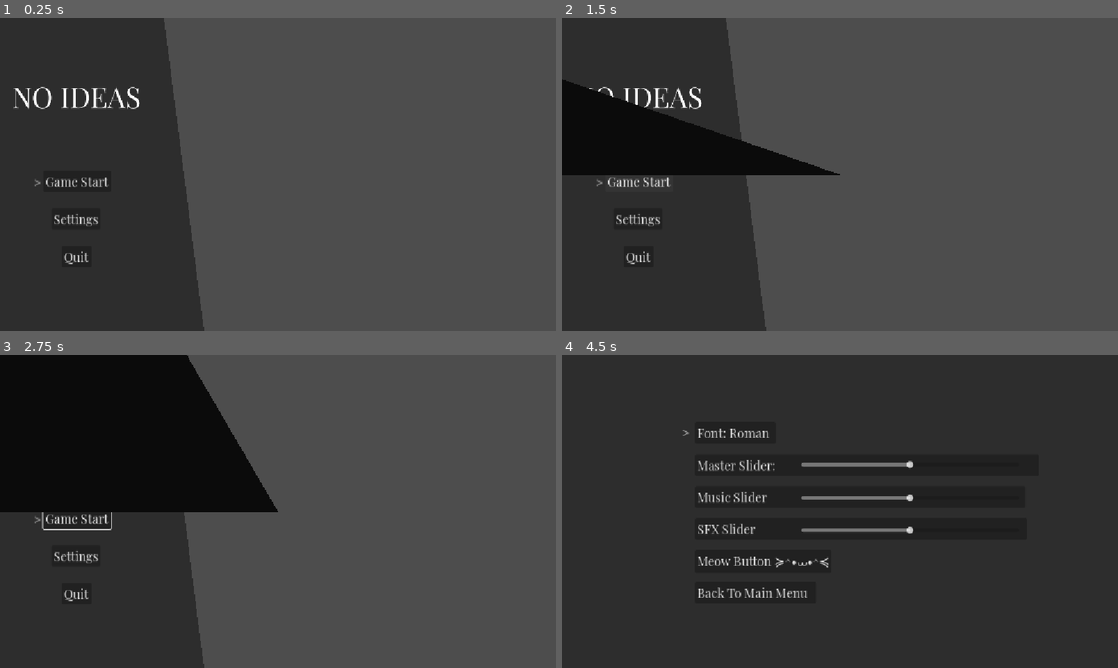
Above: before the commit, frames 1-4 (two rows, left to right).
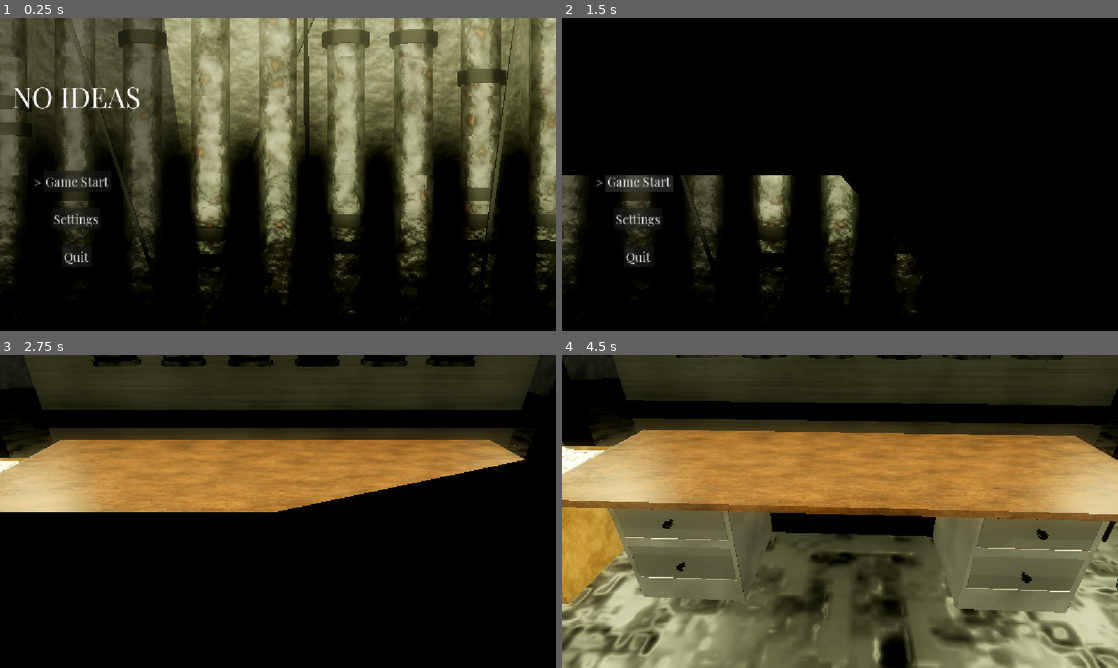
Above: after the commit, the same moments.

Repository: PortalGolem/BrackeysGameJam20262
Game: Godot game, scene res://Scenes/Menus/MainMenuREAL.tscn
Same seed, same stepped clock (60 frames per second), same inputs: the game is played once before the commit and once after it. Before the commit the project starts from res://Scenes/Menus/MainMenu.tscn.
Inputs (mouse positions are in pixels of both pictures, inside the frame that each line leads up to):
- Up to frame 1 (0.25 s): no input
- Up to frame 2 (1.5 s): click "Game Start" at 0.5 s; click "Game Start" at 1.25 s
- Up to frame 3 (2.75 s): move the mouse to (400, 495) at 2.02 s; hold Right (ui_right) from 2.03 s (still down); click (400, 495) at 2.1 s
- Up to frame 4 (4.5 s): move the mouse to (728, 527) at 2.77 s; release Right (ui_right) at 2.78 s; hold Down (ui_down) 2.78-3.53 s; right-click (728, 527) at 2.85 s; move the mouse to (895, 442) at 3.52 s; hold Right (ui_right) 3.53-4.28 s; click (895, 442) at 3.6 s; move the mouse to (812, 574) at 4.27 s; hold Up (ui_up) from 4.28 s (still down); right-click (812, 574) at 4.35 s

The runs differ from the first frame. In frame 1, 90% of the frame differs, in the area x 0-100%, y 0-100%; in frame 2, 89%; in frame 3, 95%; in frame 4, 84%.

Commit message:
mainmenscene

Diff:
--- a/Scenes/Menus/MainMenu.tscn
+++ b/Scenes/Menus/MainMenu.tscn
@@ -56,7 +56,7 @@
 offset_right = 135.15799
 offset_bottom = 3.0429077
 offset_transform_enabled = true
-color = Color(0.1764706, 0.1764706, 0.1764706, 1)
+color = Color(0, 0, 0, 0.43137255)
 metadata/_edit_group_ = true
 
 [node name="TITLE" type="CenterContainer" parent="MainMenu" unique_id=336479199]
@@ -146,9 +146,10 @@
 offset_bottom = 324.0
 grow_horizontal = 2
 grow_vertical = 2
+scale = Vector2(10, 10)
 pivot_offset_ratio = Vector2(0.5, 0.5)
 mouse_filter = 2
-color = Color(0.043039158, 0.04303915, 0.04303915, 1)
+color = Color(0, 0, 0, 1)
 script = ExtResource("4_uv623")
 
 [node name="AudioStreamPlayer" type="AudioStreamPlayer" parent="." unique_id=1452066851]
--- /dev/null
+++ b/Scenes/Menus/MainMenuREAL.tscn
@@ -0,0 +1,10 @@
+[gd_scene format=3 uid="uid://csh1t5ruu04l0"]
+
+[ext_resource type="PackedScene" uid="uid://cjibfdkbe6qe5" path="res://Assets/Scenes/Main_Menu_Background.tscn" id="1_hqoxd"]
+[ext_resource type="PackedScene" uid="uid://db3f64haped0m" path="res://Scenes/Menus/MainMenu.tscn" id="2_p78gn"]
+
+[node name="MainMenuReal" type="Node3D" unique_id=1390893328]
+
+[node name="Main_Menu" parent="." unique_id=1287745718 instance=ExtResource("1_hqoxd")]
+
+[node name="MainMenu" parent="." unique_id=1152495092 instance=ExtResource("2_p78gn")]
--- a/Scenes/Menus/SettingsMenu.tscn
+++ b/Scenes/Menus/SettingsMenu.tscn
@@ -21,7 +21,7 @@
 offset_right = 1364.0
 offset_bottom = 716.515
 offset_transform_enabled = true
-color = Color(0.1764706, 0.1764706, 0.1764706, 1)
+color = Color(0, 0, 0, 0.43137255)
 metadata/_edit_group_ = true
 
 [node name="Buttons" type="Control" parent="." unique_id=1261418563]
--- a/Scenes/TableSpace.tscn
+++ b/Scenes/TableSpace.tscn
@@ -314,8 +314,9 @@
 offset_bottom = 324.0
 grow_horizontal = 2
 grow_vertical = 2
+scale = Vector2(10, 10)
 pivot_offset_ratio = Vector2(0.5, 0.5)
-color = Color(0.043039158, 0.04303915, 0.04303915, 1)
+color = Color(0, 0, 0, 1)
 script = ExtResource("32_12hmx")
 transition_started = true
 hardcoded_shit = false
--- a/project.godot
+++ b/project.godot
@@ -11,7 +11,7 @@
 [application]
 
 config/name="Brackeys GameJam"
-run/main_scene="uid://db3f64haped0m"
+run/main_scene="uid://csh1t5ruu04l0"
 config/features=PackedStringArray("4.7", "GL Compatibility")
 config/icon="res://icon.svg"
 
--- a/scripts/UI/transition_clock.gd
+++ b/scripts/UI/transition_clock.gd
@@ -2,7 +2,7 @@
 
 @export var transition_started = false
 @export var hardcoded_shit = true
-var speed = 0.0015
+var speed = 0.7
 var progress = 0
 var finished = 1
 # Called when the node enters the scene tree for the first time.
@@ -13,7 +13,7 @@
 # Called every frame. 'delta' is the elapsed time since the previous frame.
 func _process(delta: float) -> void:
 	if transition_started:
-		progress += speed
+		progress += speed * delta
 		material.set_shader_parameter("progress", progress)
 
 	if progress >= finished + 0.1:
--- a/scripts/music_stream_player.gd
+++ b/scripts/music_stream_player.gd
@@ -19,9 +19,7 @@
 		get_tree().quit()
 
 func loop_music():
-	if !playing:
-		global.music_play($".", load(global.Music))
-		music_playing = global.Music
+
 	if global.Music != music_playing:
 		music_playing = global.Music
 		global.music_play($".", load(global.Music))
Not shown, changed: Sounds/SFX for pipes/Container_Drop.mp3.import
Not shown, changed: Sounds/SFX for pipes/Container_PickUp.mp3.import
